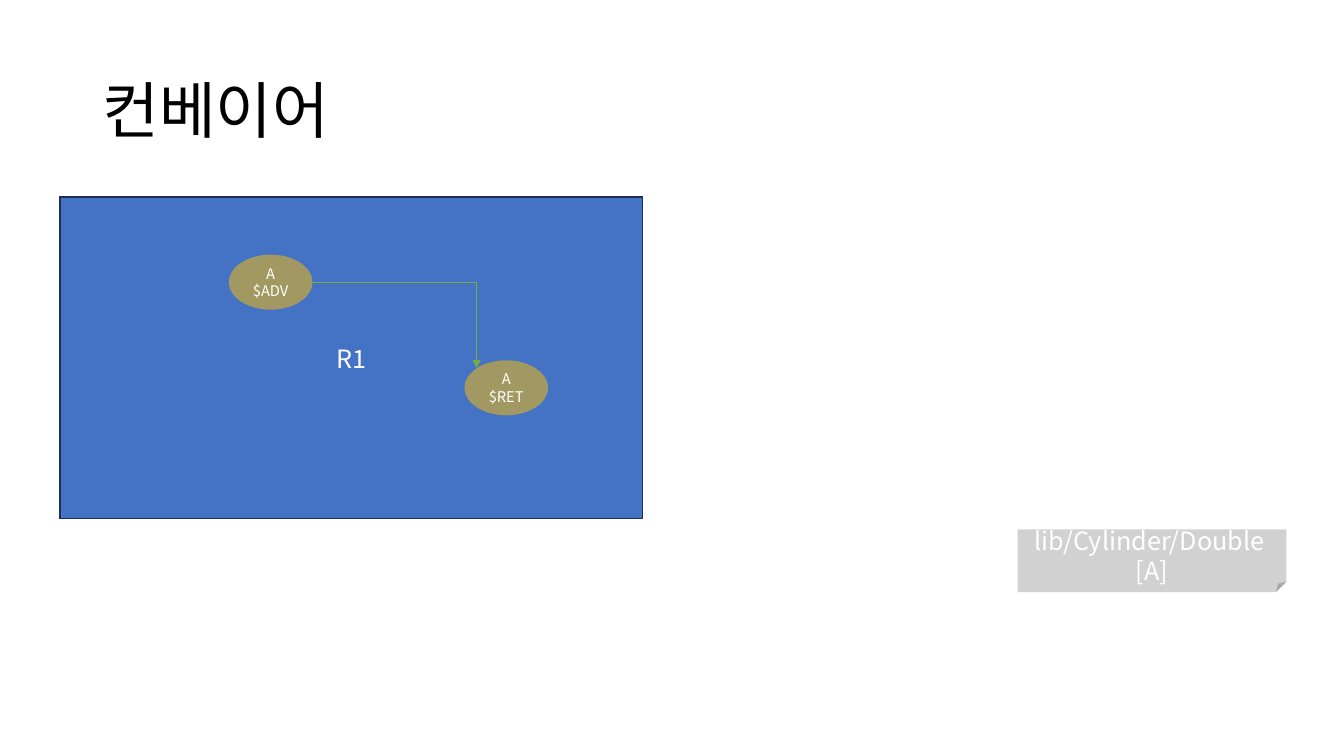
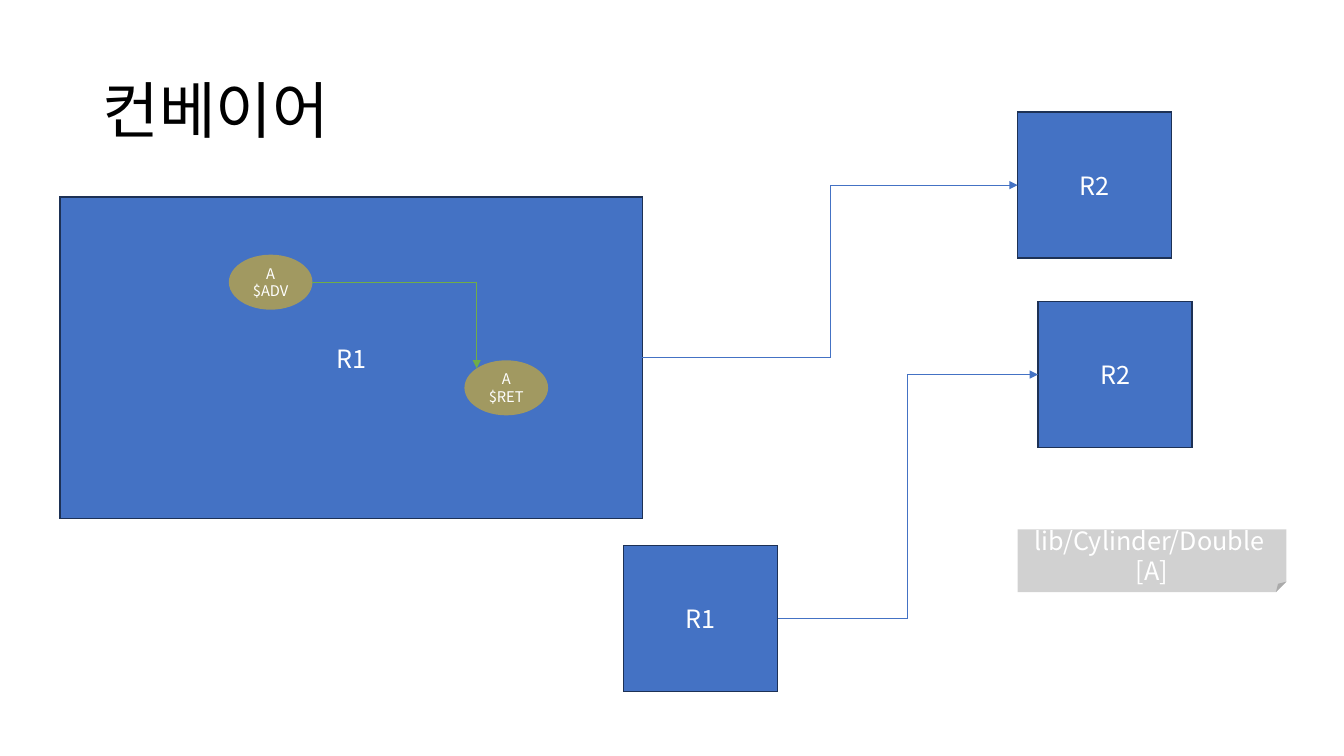
Before and after one commit to DualsoftDev/ds, a slide deck: slide 2 of DsDotNet/src/UnitTest/UnitTest.Model/ImportOfficeExample/Sample/test.pptx. Drawn at 1344x756 pixels with LibreOffice and Linux fonts; fonts in the diff are those of the drawing. Boxes give left, top, right and bottom in pixels: in the first picture for what was removed or moved away, otherwise in the second. Text is boxed around its words. In the diff, an @@ line names an element or a change of style, - is before the commit and + after.

```diff
--- a/DsDotNet/src/UnitTest/UnitTest.Model/ImportOfficeExample/Sample/test.pptx
+++ b/DsDotNet/src/UnitTest/UnitTest.Model/ImportOfficeExample/Sample/test.pptx
@@ rectangle added at (x1=1018, y1=112, x2=1173, y2=258), fill #4472C4, outline #1E3256 1 pt, 18 pt, text #FFFFFF @@
+R2
@@ elbow arrow added from (642, 358) to (1018, 186), #4472C4 0.5 pt @@
@@ rectangle added at (x1=1038, y1=301, x2=1193, y2=448), fill #4472C4, outline #1E3256 1 pt, 18 pt, text #FFFFFF @@
+R2
@@ elbow arrow added from (777, 619) to (1038, 375), #4472C4 0.5 pt @@
@@ rectangle added at (x1=624, y1=545, x2=778, y2=692), fill #4472C4, outline #1E3256 1 pt, 18 pt, text #FFFFFF @@
+R1
```
Also in this commit, not shown: 4 other files.
